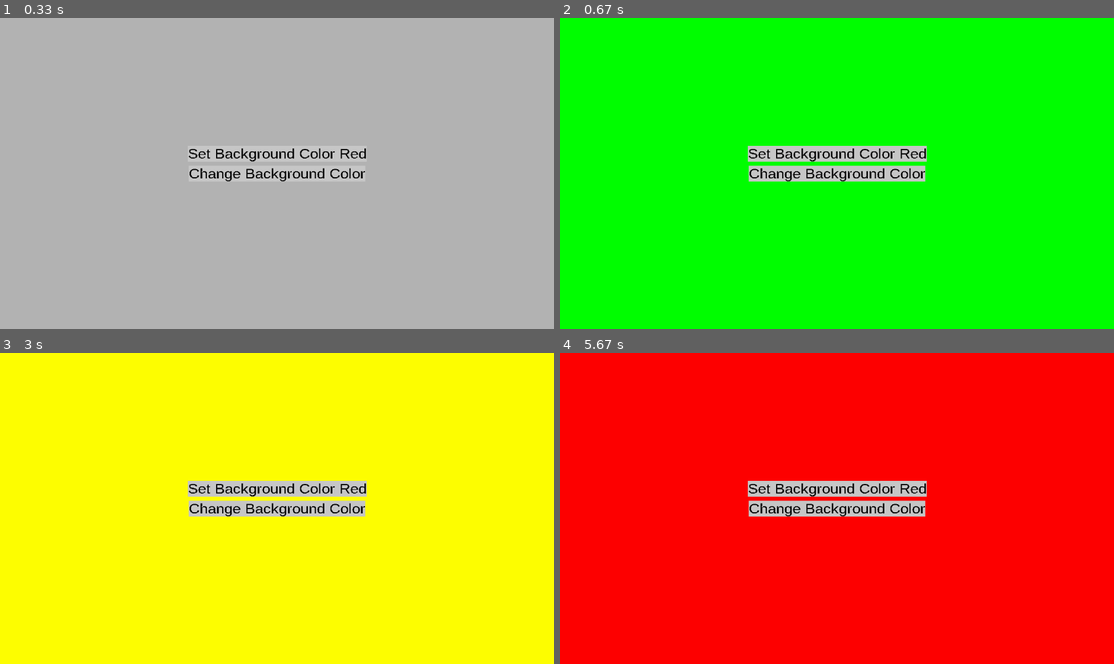
Above: before the commit, frames 1-4 (two rows, left to right).
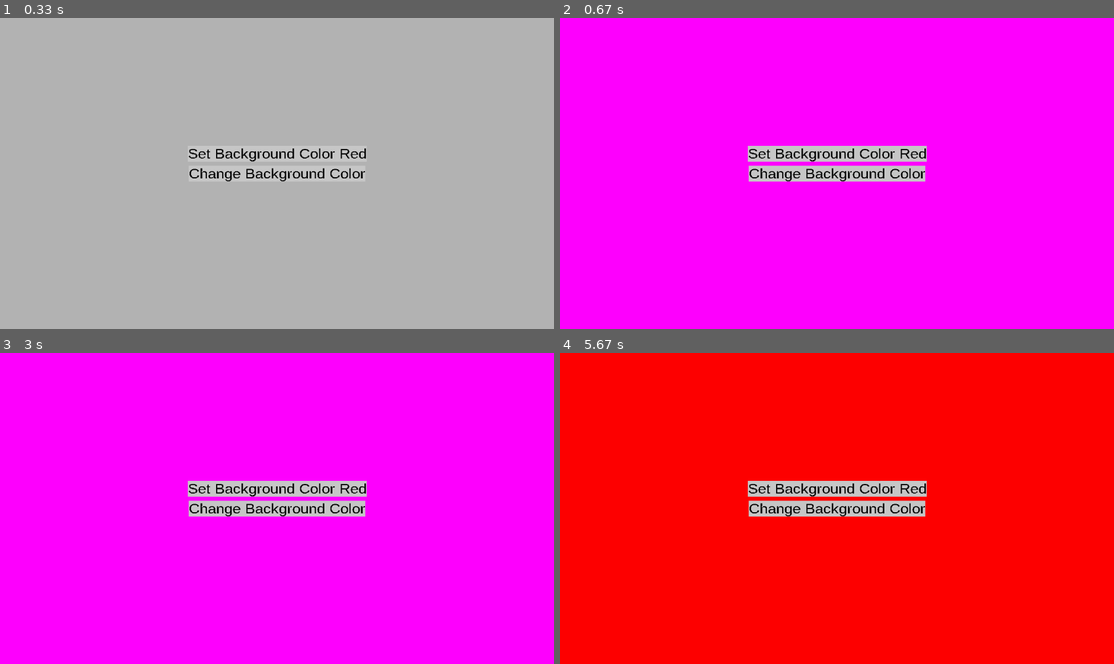
Above: after the commit, the same moments.

Repository: LZX1000/Games
Game: pygame game, started from templates/pygame_1/main.py
Same seed, same stepped clock (60 frames per second), same inputs: the game is played once before the commit and once after it.
Inputs (mouse positions are in pixels of both pictures, inside the frame that each line leads up to):
- Up to frame 1 (0.33 s): no input
- Up to frame 2 (0.67 s): click (837, 173) at 0.38 s
- Up to frame 3 (3 s): click (277, 486) at 0.72 s; click (277, 508) at 1.05 s; click (277, 486) at 1.88 s; click (277, 508) at 2.72 s
- Up to frame 4 (5.67 s): click (859, 496) at 5.55 s

Frame 1 is identical in both runs. In frame 2, 97% of the frame differs, in the area x 0-100%, y 0-100%; in frame 3, 97%; in frame 4, nothing differs.

Commit message:
Some clean up

Diff:
--- a/templates/pygame_1/button.py
+++ b/templates/pygame_1/button.py
@@ -10,7 +10,12 @@
 
 class Button(pygame.sprite.Sprite):
     """Creates a button object, contains a text surface and a rect object."""
-    __slots__ = ('__debug_color', '__surface', '__rect', '__effect')
+    __slots__ = (
+        '__debug_color',
+        '__surface',
+        '__effect',
+        '__rect'
+    )
 
     def __init__(
         self,
@@ -27,9 +32,12 @@
 
         self.__rect = pygame.Rect(*topleft, *surface.get_size())
 
-    def get_rect(self) -> pygame.Rect:
-        """Returns the rect object of the button."""
-        return self.__rect
+    '''FUNCTIONS'''
+
+    def clicked(self) -> None:
+        """Called when the button is clicked."""
+        if self.__effect is not None:
+            self.__effect()
 
     def update(
         self,
@@ -44,15 +52,16 @@
 
         display.blit(self.__surface, self.__rect.topleft)
 
-    def clicked(self) -> None:
-        """Called when the button is clicked."""
-        if self.__effect is not None:
-            self.__effect()
-
     def debug(self, display: Display) -> None:
         """Draws a debug rectangle on the given surface."""
         pygame.draw.rect(display.get_internal_surface(), self.__debug_color, self.__rect, 1)
 
+    '''GETTERS'''
+
+    def get_rect(self) -> pygame.Rect:
+        return self.__rect
+
+    '''DUNDERS'''
+
     def __repr__(self) -> str:
-        """Returns a string representation of the button."""
         return f"Button\n  rect={str(self.__rect.topleft)}, ({str(self.__rect.left)}, {str(self.__rect.height)}),\n  effect={inspect.getsource(self.__effect)[15:]}"
--- a/templates/pygame_1/display.py
+++ b/templates/pygame_1/display.py
@@ -83,12 +83,6 @@
                 button_debug_surface.set_alpha(128)  # Semi-transparent
                 self.__internal_surface.blit(button_debug_surface, (mouse_pos[0], mouse_pos[1] + i * self.__debug_font.get_height()))
 
-
-            # button_debug_surface = self.__debug_font.render(repr(button), False, (0, 0, 0), (255, 255, 255))
-            # button_debug_surface = button_debug_surface.convert_alpha() # Allow per-pixel changes
-            # button_debug_surface.set_alpha(128)  # Semi-transparent
-            # self.__internal_surface.blit(button_debug_surface, mouse_pos if mouse_pos else button.get_rect().bottomleft)
-
         # Draw the title
         title_surface = self.__font.render(self.__title, True, (255, 255, 255))
         self.__internal_surface.blit(title_surface, (10, 10))
